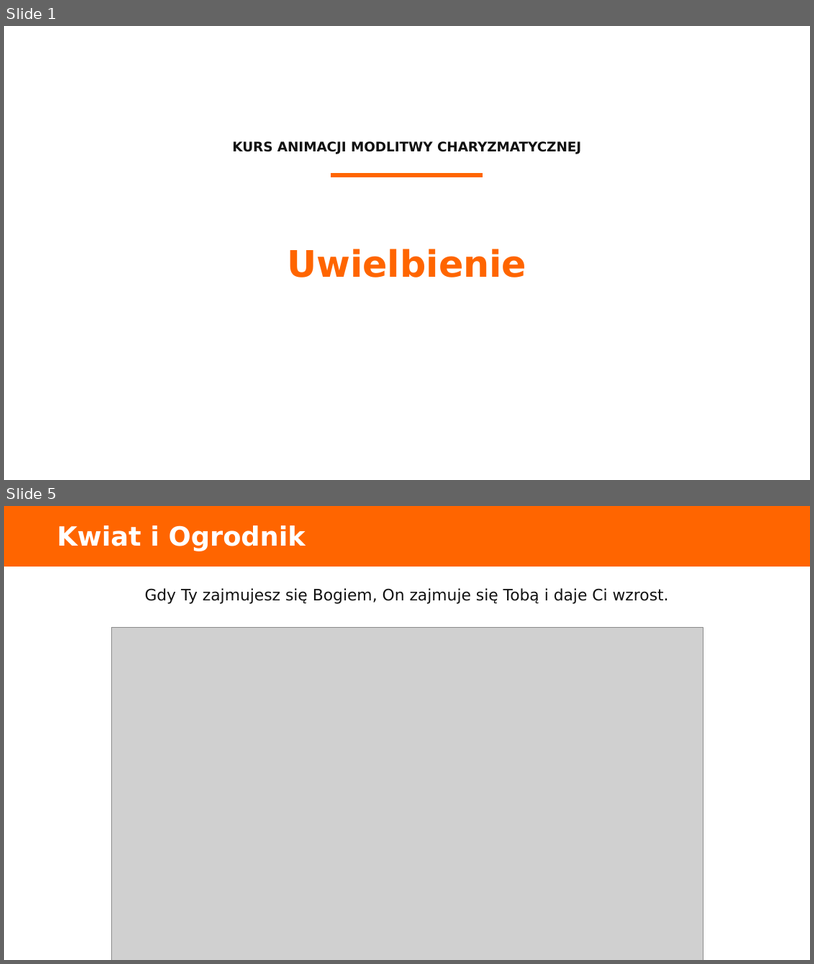
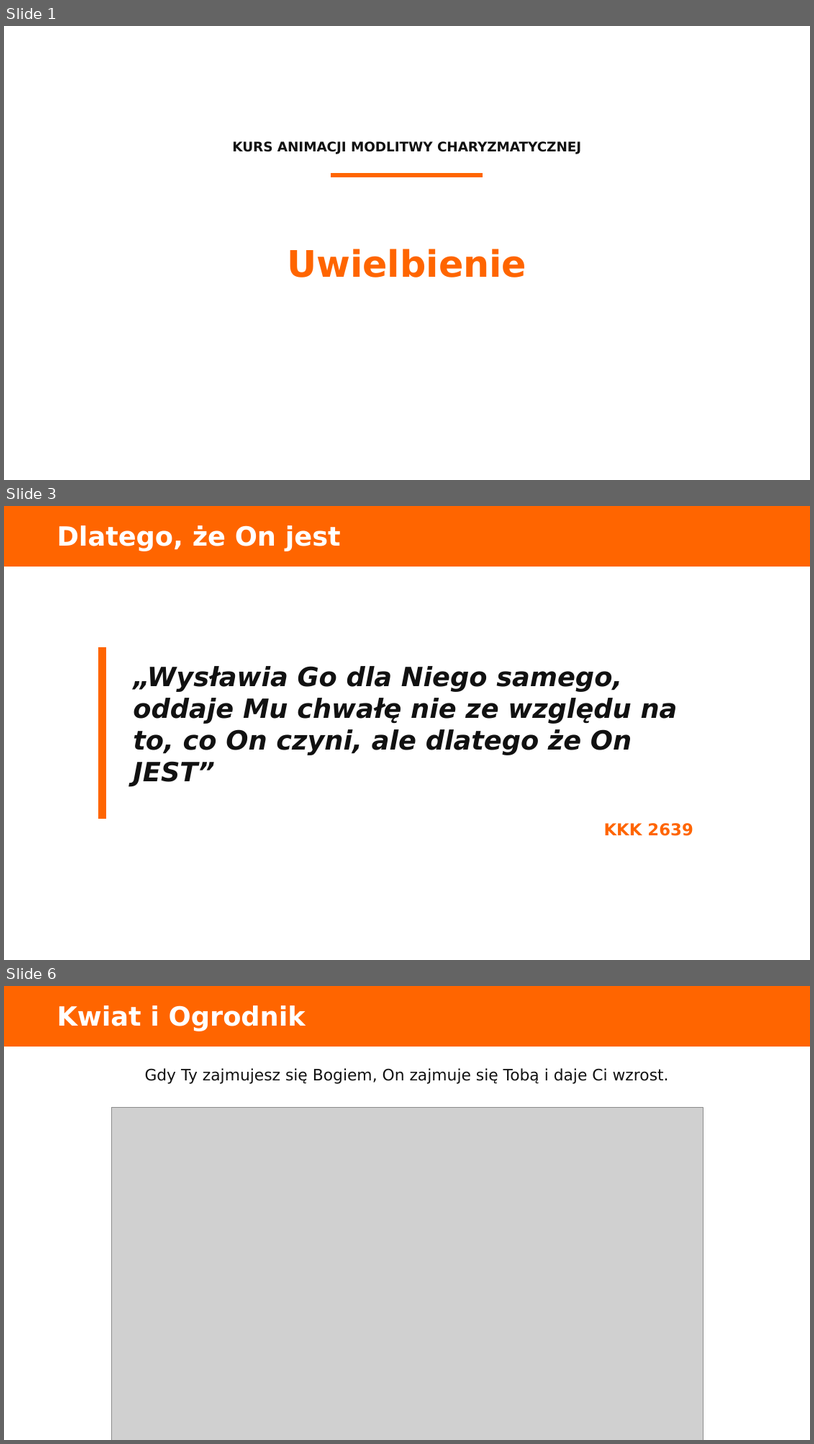
Before and after one commit to folkien/teachings, a slide deck: issue_kurs_kamch_lubecko/4.uwielbienie/dyrektorium_2017_uwielbienie_prezentacja.pptx. Shown one above the other, each under a label of ours: slides 1 and 5 before the commit, slides 1, 3 and 6 after it; the slides between them are not shown. The pictures are 814x964 and 814x1444 pixels, drawn with LibreOffice and Linux fonts; fonts in the diff are those of the drawing; grey boxes stand for pictures. Boxes give left, top, right and bottom in pixels: in the first picture for what was removed or moved away, otherwise in the second. Text is boxed around its words. In the diff, an @@ line names an element or a change of style, - is before the commit and + after.

```diff
--- a/issue_kurs_kamch_lubecko/4.uwielbienie/dyrektorium_2017_uwielbienie_prezentacja.pptx
+++ b/issue_kurs_kamch_lubecko/4.uwielbienie/dyrektorium_2017_uwielbienie_prezentacja.pptx
@@ slide 3 added at (4, 506, 810, 960), background #FFFFFF @@
@@ rectangle added at (4, 506, 810, 566), fill #FF6500, outline #FF6500 0 pt @@
@@ text added at (57, 525, 341, 551), 31.5 pt, text #FFFFFF, bold @@
+Dlatego, że On jest
@@ rectangle added at (98, 648, 106, 818), fill #FF6500, outline #FF6500 0 pt @@
@@ text added at (133, 666, 678, 786), 31.5 pt, text #111111, bold, italic @@
+„Wysławia Go dla Niego samego, oddaje Mu chwałę nie ze względu na to, co On czyni, ale dlatego że On JEST”
@@ text added at (604, 823, 693, 836), 19.5 pt, text #FF6500, bold @@
+KKK 2639
@@ what was slide 5 is now slide 6 @@
```
Also in this commit, not shown: 2 slides changed, 1 other slide added, 1 slide removed, 37 other files.
